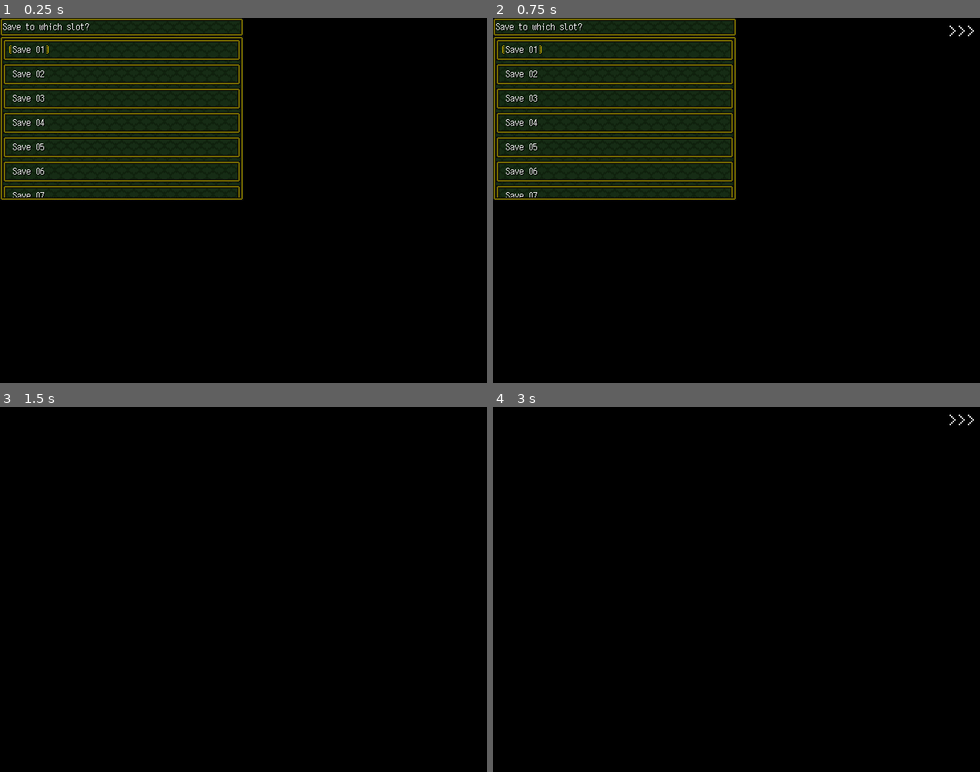
Above: before the commit, frames 1-4 (two rows, left to right).
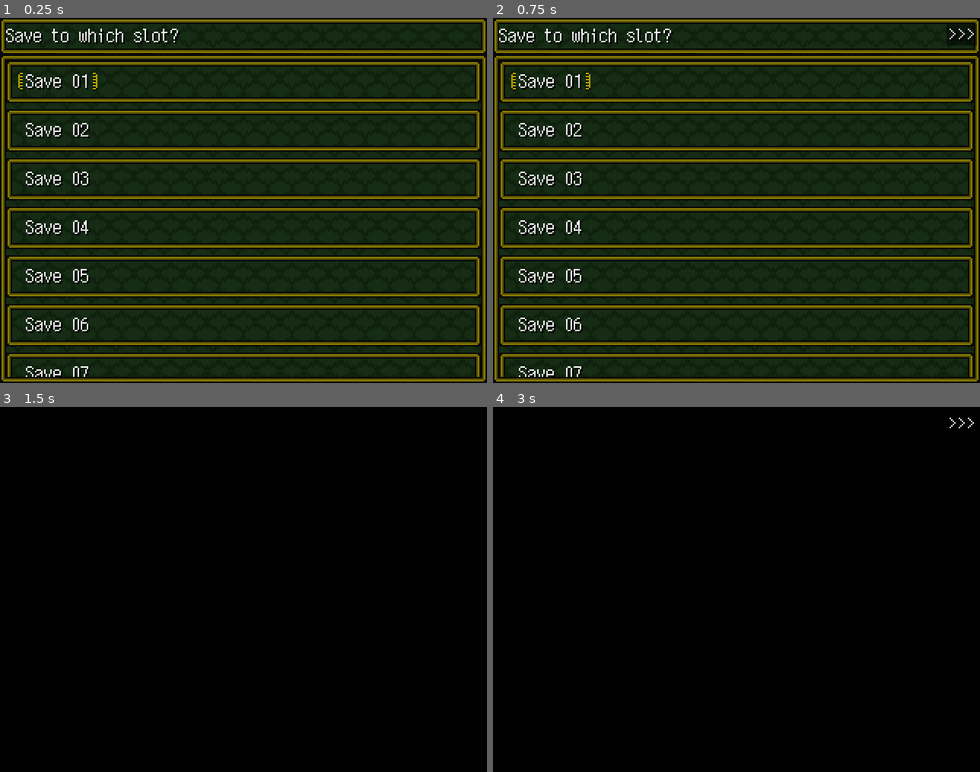
Above: after the commit, the same moments.

Repository: libre-nikki-devs/libre-nikki
Game: Godot game, scene res://scenes/ui/save_manager.tscn
The game is run twice, just before and just after one commit, with the same random seed, the same clock (stepped at 60 frames per second) and the same inputs. This scene is started directly instead of the project's main scene.
Inputs (mouse positions are in pixels of both pictures, inside the frame that each line leads up to):
- Up to frame 1 (0.25 s): no input
- Up to frame 2 (0.75 s): move the mouse to (843, 182) at 0.52 s; hold Right (ui_right) from 0.53 s (still down); hold F from 0.53 s (still down); click (843, 182) at 0.67 s
- Up to frame 3 (1.5 s): release Right (ui_right) at 1.25 s; release F at 1.25 s; click "Save 01" at 1.25 s
- Up to frame 4 (3 s): tap Enter (ui_accept) at 2, 2.27, 2.75 s; move the mouse to (639, 607) at 2.02 s; hold Down (ui_down) 2.03-2.78 s; tap F at 2.1 s; move the mouse to (785, 509) at 2.77 s; hold Right (ui_right) from 2.78 s (still down); hold F from 2.78 s (still down)

The runs differ from the first frame. In frame 1, 75% of the frame differs, in the area x 0-100%, y 0-100%; in frame 2, 75%; in frame 3, nothing differs; in frame 4, less than 0.1%.

Commit message:
Rescale menus

Diff:
--- a/scenes/game.tscn
+++ b/scenes/game.tscn
@@ -232,20 +232,20 @@
 [node name="Game" type="CanvasLayer"]
 process_mode = 3
 layer = 100
-scale = Vector2(2, 2)
-transform = Transform2D(2, 0, 0, 2, 0, 0)
 script = ExtResource("1_w2k2j")
 
 [node name="FastForwardIndicator" parent="." instance=ExtResource("3_lnu2h")]
 visible = false
 z_index = 2
-anchors_preset = 5
-anchor_left = 0.5
-anchor_right = 0.5
-offset_left = -22.0
-offset_top = 2.0
-offset_right = -2.0
-offset_bottom = 16.0
+anchors_preset = 1
+anchor_left = 1.0
+anchor_right = 1.0
+offset_left = -44.0
+offset_top = 8.0
+offset_right = -24.0
+offset_bottom = 22.0
+grow_horizontal = 0
+scale = Vector2(2, 2)
 
 [node name="MusicPlayer" type="AudioStreamPlayer" parent="."]
 volume_db = -40.0
@@ -261,8 +261,8 @@
 visible = false
 modulate = Color(0, 0, 0, 0)
 z_index = 1
-anchors_preset = -1
-anchor_right = 0.5
-anchor_bottom = 0.5
+anchors_preset = 15
+anchor_right = 1.0
+anchor_bottom = 1.0
 grow_horizontal = 2
 grow_vertical = 2
--- a/scenes/ui/player_menu.tscn
+++ b/scenes/ui/player_menu.tscn
@@ -7,9 +7,13 @@
 [ext_resource type="PackedScene" uid="uid://cw6cd5pihyy2a" path="res://scenes/ui/world_panel.tscn" id="6_pg55v"]
 
 [node name="PlayerMenu" type="Control" node_paths=PackedStringArray("side_menu")]
+top_level = true
 layout_mode = 3
-anchor_right = 0.5
-anchor_bottom = 0.5
+anchor_right = 1.0
+anchor_bottom = 1.0
+offset_right = -320.0
+offset_bottom = -240.0
+scale = Vector2(2, 2)
 theme = ExtResource("1_enftr")
 script = ExtResource("2_01phm")
 side_menu = NodePath("SidePanelContainer/VBoxContainer")
--- a/scenes/ui/save_manager.tscn
+++ b/scenes/ui/save_manager.tscn
@@ -4,11 +4,15 @@
 [ext_resource type="Script" uid="uid://bj2k5qk14fgl5" path="res://scripts/ui/save_manager.gd" id="2_qabvu"]
 
 [node name="SaveManager" type="VBoxContainer"]
+top_level = true
 anchors_preset = -1
-anchor_right = 0.5
-anchor_bottom = 0.5
+anchor_right = 1.0
+anchor_bottom = 1.0
+offset_right = -320.0
+offset_bottom = -240.0
 grow_horizontal = 2
 grow_vertical = 2
+scale = Vector2(2, 2)
 theme = ExtResource("1_n22gi")
 theme_override_constants/separation = 0
 script = ExtResource("2_qabvu")
--- a/scenes/ui/settings_menu.tscn
+++ b/scenes/ui/settings_menu.tscn
@@ -4,11 +4,15 @@
 [ext_resource type="Script" uid="uid://dj2ddgsj5qt4e" path="res://scripts/ui/settings_menu.gd" id="2_s2d1y"]
 
 [node name="Settings" type="Control"]
+top_level = true
 layout_mode = 3
-anchor_right = 0.5
-anchor_bottom = 0.5
+anchor_right = 1.0
+anchor_bottom = 1.0
+offset_right = -320.0
+offset_bottom = -240.0
 grow_horizontal = 2
 grow_vertical = 2
+scale = Vector2(2, 2)
 theme = ExtResource("1_7i3iu")
 script = ExtResource("2_s2d1y")
 
@@ -116,7 +120,7 @@
 
 [node name="ScrollContainer" type="ScrollContainer" parent="."]
 visible = false
-layout_mode = 2
+layout_mode = 0
 offset_left = 4.0
 offset_top = 4.0
 offset_right = 316.0
--- a/scenes/ui/travel_menu.tscn
+++ b/scenes/ui/travel_menu.tscn
@@ -4,12 +4,16 @@
 [ext_resource type="Script" uid="uid://d1ofgp8iifwmr" path="res://scripts/ui/travel_menu.gd" id="2_ii56h"]
 
 [node name="TravelMenu" type="Control"]
+top_level = true
 layout_mode = 3
 anchors_preset = 15
 anchor_right = 1.0
 anchor_bottom = 1.0
+offset_right = -320.0
+offset_bottom = -240.0
 grow_horizontal = 2
 grow_vertical = 2
+scale = Vector2(2, 2)
 theme = ExtResource("1_kk08f")
 script = ExtResource("2_ii56h")
 
